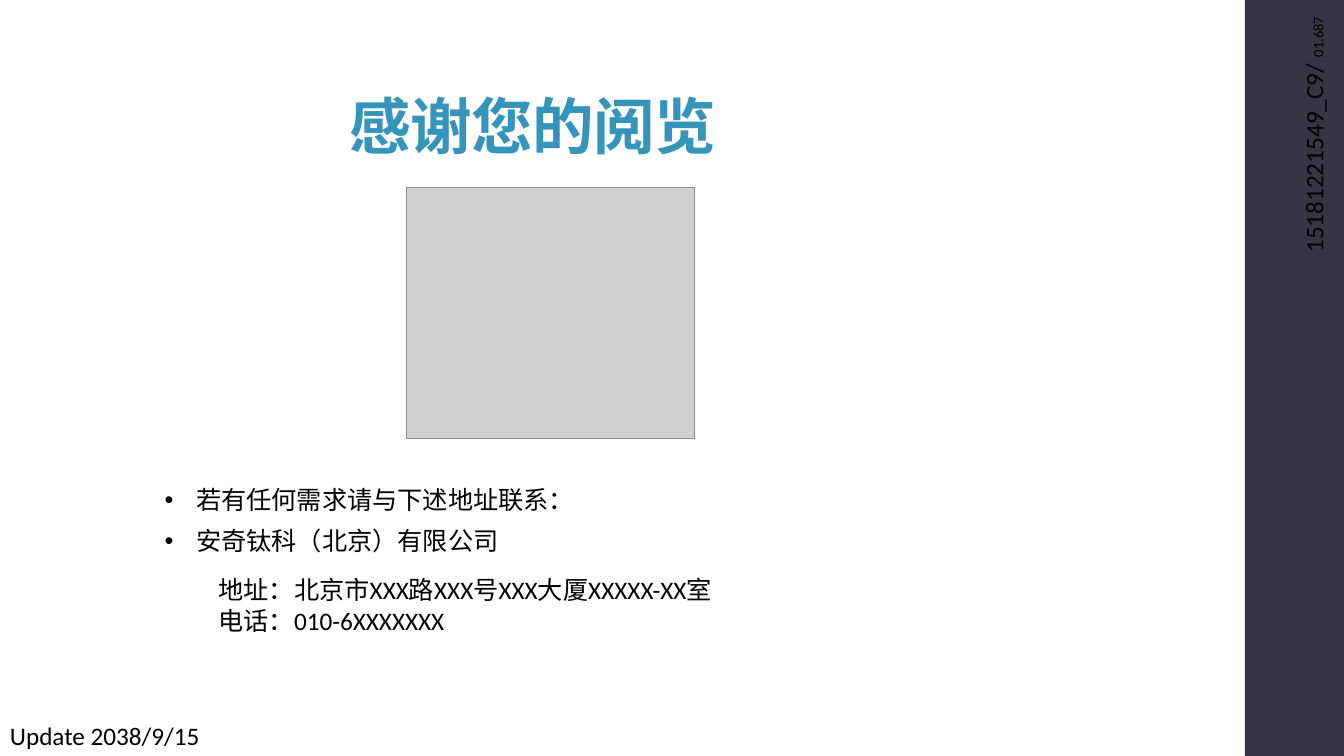
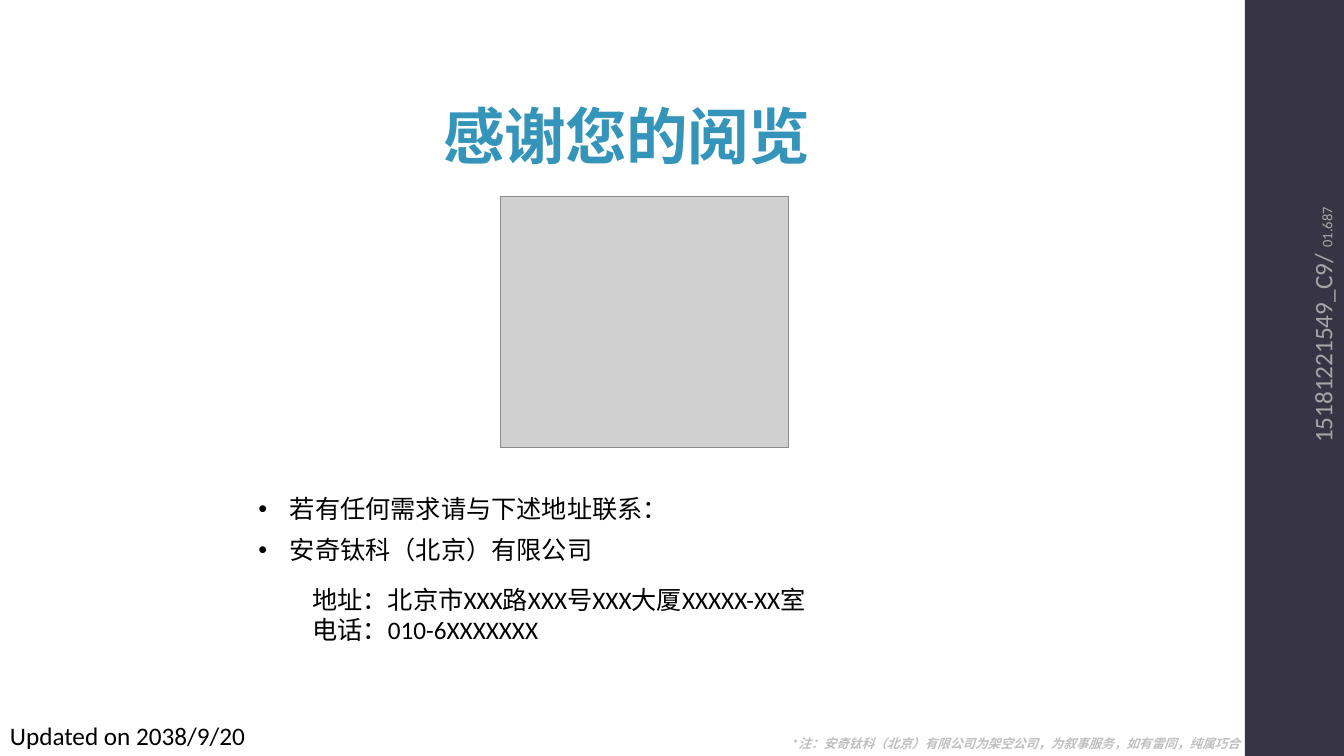
Before and after one commit to syx007/GamePlayGround, a slide deck: slide 17 of document/ROOT 操作指南.pptx (slide 15 before the commit). Drawn at 1344x756 pixels with LibreOffice and Linux fonts; fonts in the diff are those of the drawing; grey boxes stand for pictures. Boxes give left, top, right and bottom in pixels: in the first picture for what was removed or moved away, otherwise in the second. Text is boxed around its words. In the diff, an @@ line names an element or a change of style, - is before the commit and + after.

```diff
--- a/document/ROOT 操作指南.pptx
+++ b/document/ROOT 操作指南.pptx
@@ text "15181221549_C9/01.687": place and size @@
-text "15181221549_C9/01.687" at [1299,21,1330,247]
+text "15181221549_C9/01.687" at [1308,211,1339,437]
@@ text "15181221549_C9/01.687" at [1308,211,1339,437]: text colour #000000 to #A6A6A6; alignment left to right @@
@@ 3 texts, 1 picture, 1 title: place and size @@
-3 texts, 1 picture, 1 title at [196,96,716,632]
+3 texts, 1 picture, 1 title at [290,106,810,641]
@@ text at [10,727,245,749]: text changed @@
-Update 2038/9/15
+Updated on 2038/9/20
@@ text added at [798,737,1239,749], 9 pt, text #BFBFBF, bold, italic @@
+*注：安奇钛科（北京）有限公司为架空公司，为叙事服务，如有雷同，纯属巧合
```
Also in this commit, not shown: 10 other slides changed, 3 slides added, 1 slide removed.
